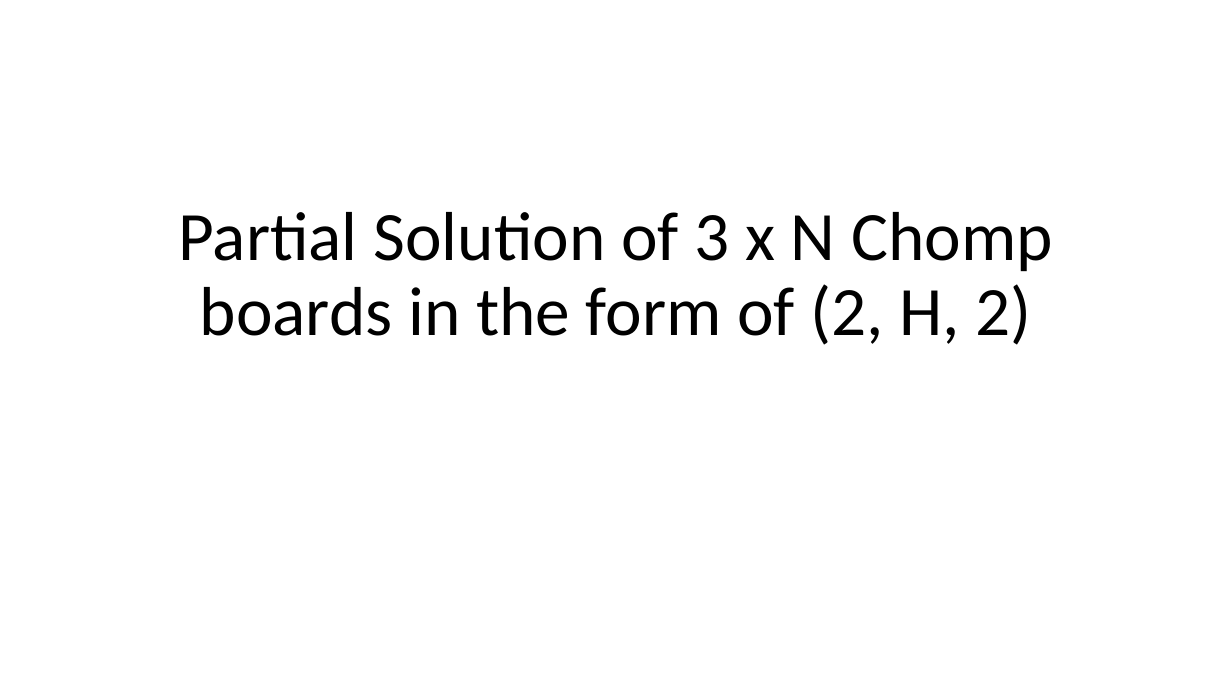
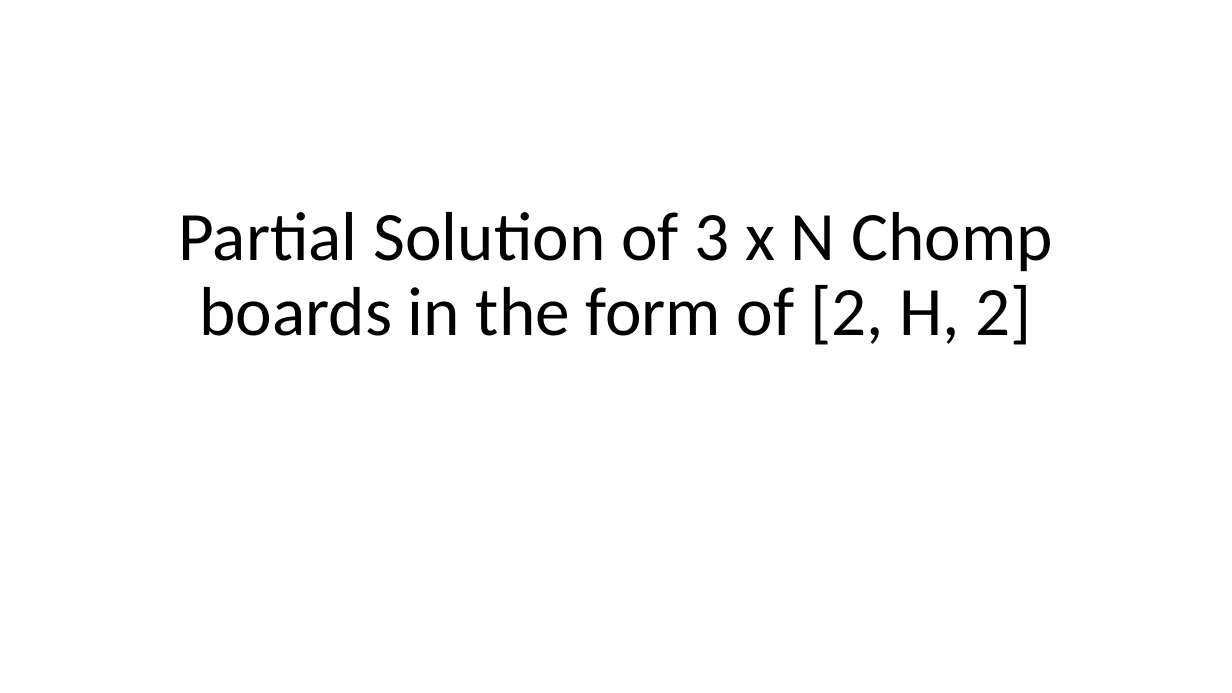
Before and after one commit to EzraSkwarka/Math-Capstone, a slide deck: slide 1 of Presentation/Mat Cap draft.pptx. Drawn at 1232x693 pixels with LibreOffice and Linux fonts; fonts in the diff are those of the drawing. Boxes give left, top, right and bottom in pixels: in the first picture for what was removed or moved away, otherwise in the second. Text is boxed around its words. In the diff, an @@ line names an element or a change of style, - is before the commit and + after.

```diff
--- a/Presentation/Mat Cap draft.pptx
+++ b/Presentation/Mat Cap draft.pptx
@@ title at (179, 212, 1053, 345): text changed @@
-Partial Solution of 3 x N Chomp boards in the form of (2, H, 2)
+Partial Solution of 3 x N Chomp boards in the form of [2, H, 2]
```
Also in this commit, not shown: 11 other slides changed, 9 slides added, 1 slide removed.
